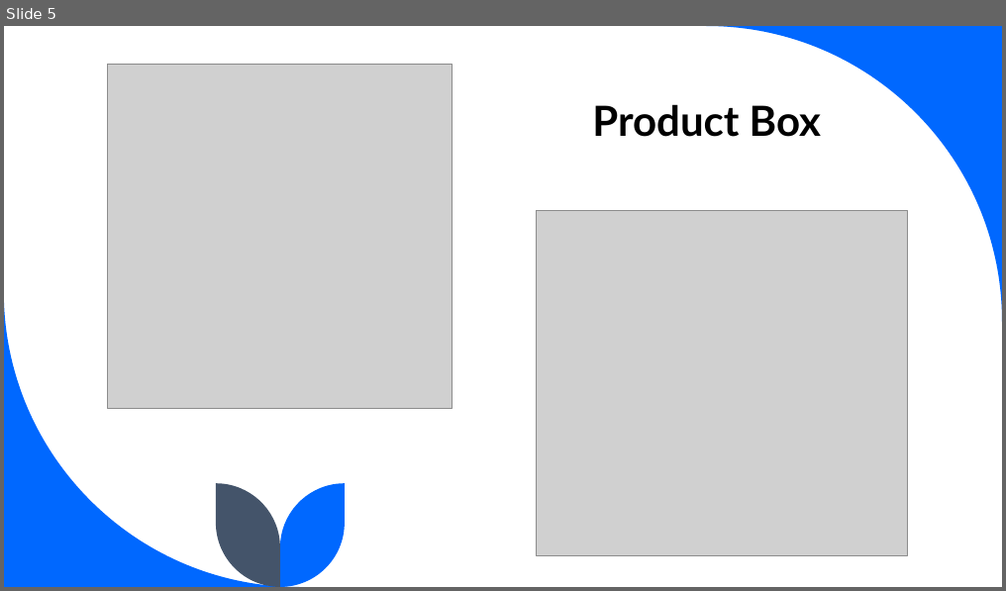
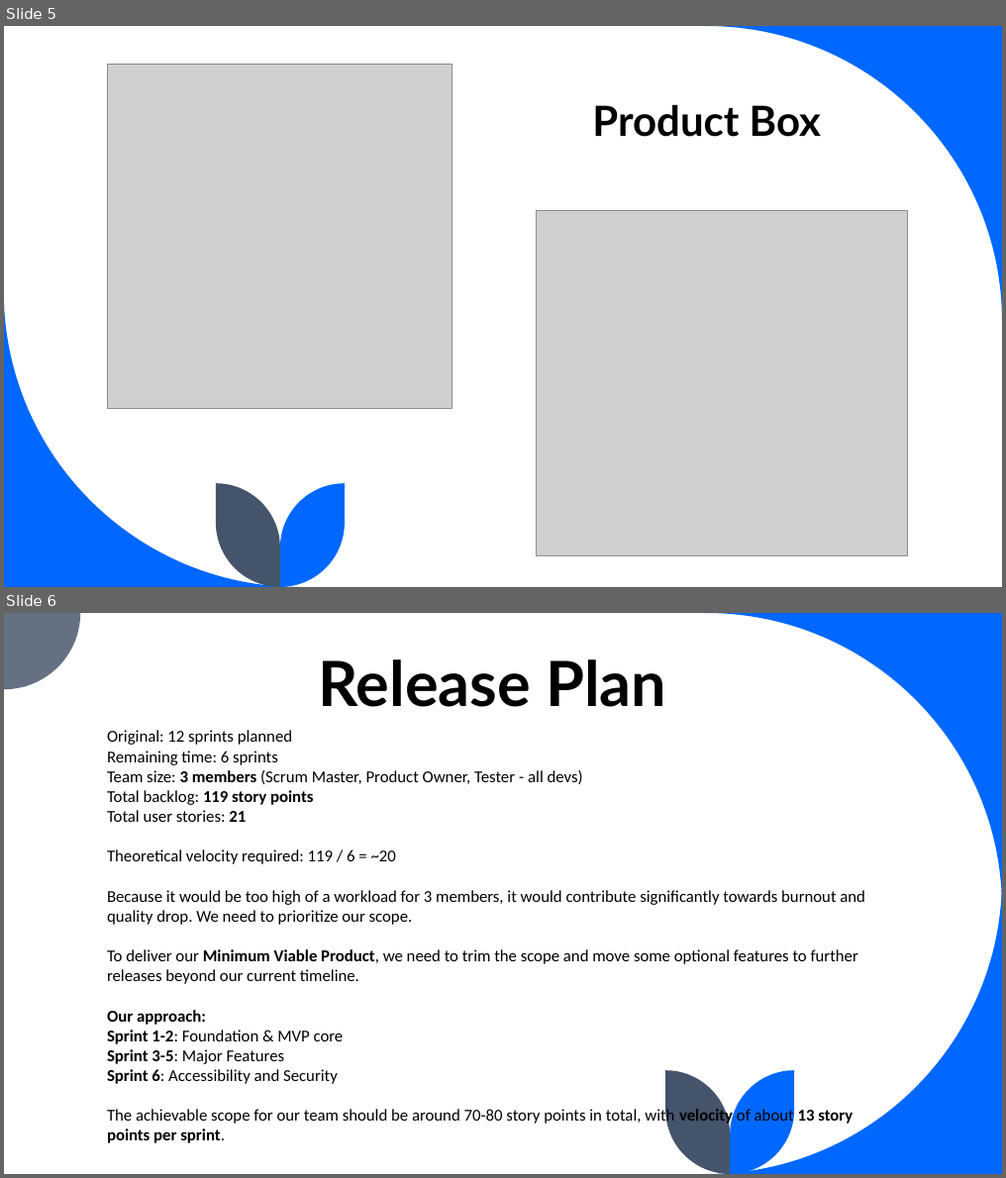
Before and after one commit to nastaj/DA5-Project, a slide deck: docs/JJK_Solutions_AID_4.pptx. Shown one above the other, each under a label of ours: slide 5 before the commit, slides 5 and 6 after it. The pictures are 1006x591 and 1006x1178 pixels, drawn with LibreOffice and Linux fonts; fonts in the diff are those of the drawing; grey boxes stand for pictures. Boxes give left, top, right and bottom in pixels: in the first picture for what was removed or moved away, otherwise in the second. Text is boxed around its words. In the diff, an @@ line names an element or a change of style, - is before the commit and + after.

```diff
--- a/docs/JJK_Solutions_AID_4.pptx
+++ b/docs/JJK_Solutions_AID_4.pptx
@@ slide 6 added at [4, 613, 1002, 1174], background #FFFFFF @@
@@ title added at [319, 660, 666, 707], 60 pt, text #000000, bold @@
+Release Plan
@@ text added at [107, 730, 865, 1144], 16 pt, text #000000 @@
+Original: 12 sprints planned
+Remaining time: 6 sprints
+Team size: 3 members (Scrum Master, Product Owner, Tester - all devs)
+Total backlog: 119 story points
+Total user stories: 21
+Theoretical velocity required: 119 / 6 = ~20
+Because it would be too high of a workload for 3 members, it would contribute significantly towards burnout and quality drop. We need to prioritize our scope.
+To deliver our Minimum Viable Product, we need to trim the scope and move some optional features to further releases beyond our current timeline.
+Our approach:
+Sprint 1-2: Foundation & MVP core
+Sprint 3-5: Major Features
+Sprint 6: Accessibility and Security
+The achievable scope for our team should be around 70-80 story points in total, with velocity of about 13 story points per sprint.
@@ group added at [4, 613, 1002, 1174]: 5 freeform shapes @@
```
Also in this commit, not shown: 2 other slides added, 1 other file.
